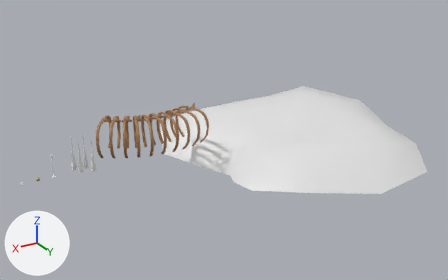
What one commit did to the Blender file ModelosBlender/Castelo.blend.
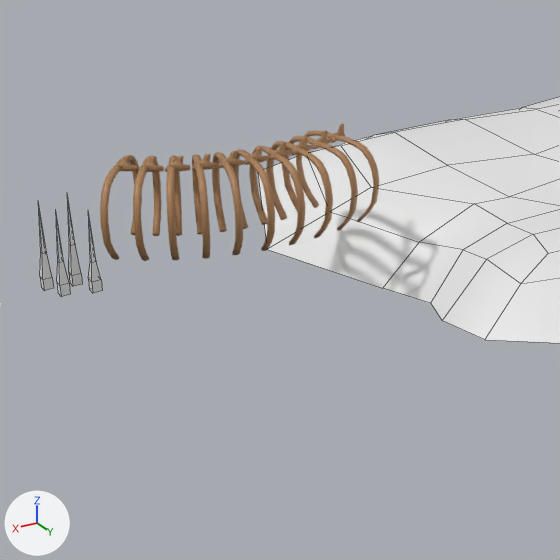
Each version is shown whole from a camera (50 mm lens) standing at (3.45, 17.84, 8.79) and looking at (-7.17, 0.13, -0.07), then close up on the part from 12% to 63% of the width and 19% to 100% of the height. The lights are fixed; the arrows at lower left show +X, +Y and +Z. The close-ups show mesh edges as thin lines.

Names of what the first close-up shows: 'Espinhos.001', 'Esqueletao', 'Lava_Ilha.001'.
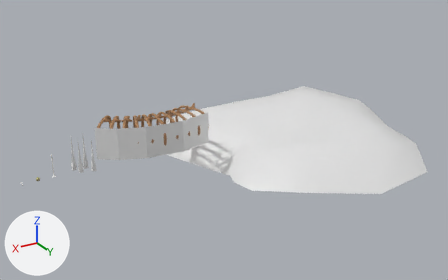
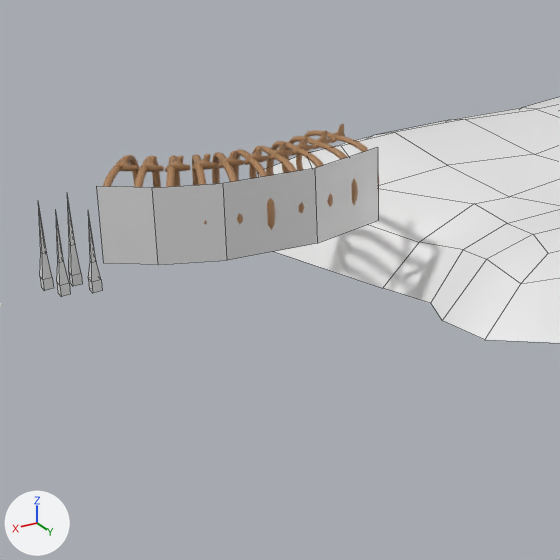
The change, as JSON lines over the scene's bpy script:
```json
{"op": "add", "block": "me_esqueletaocol", "code": ["me_esqueletaocol = bpy.data.meshes.new('esqueletaoCol')", "me_esqueletaocol.from_pydata([(-1.94, 0.05, 1.09), (-0.8, 0.32, 1.09), (1.38, -0.16, -0.05), (-0.8, 0.32, -0.05), (1.38, -0.16, 1.09), (-1.94, 0.05, -0.05), (2.0, -0.6, -0.05), (0.51, 0.18, -0.05), (2.0, -0.6, 1.09), (0.51, 0.18, 1.09)], [], [(2, 7, 9, 4), (6, 2, 4, 8), (3, 5, 0, 1), (7, 3, 1, 9)])"]}
{"op": "add", "block": "ob_esqueletao_col", "code": ["ob_esqueletao_col = bpy.data.objects.new('Esqueletao_Col', me_esqueletaocol)", "ob_esqueletao_col.location = (-4.64, 0.0, 0.0)"]}
```

Pixel boxes (x1, y1, x2, y2) of what changed, in the close-ups (560 x 560 px):
```json
{"object": "Esqueletao_Col", "change": "added", "after": [97, 147, 378, 265]}
```
